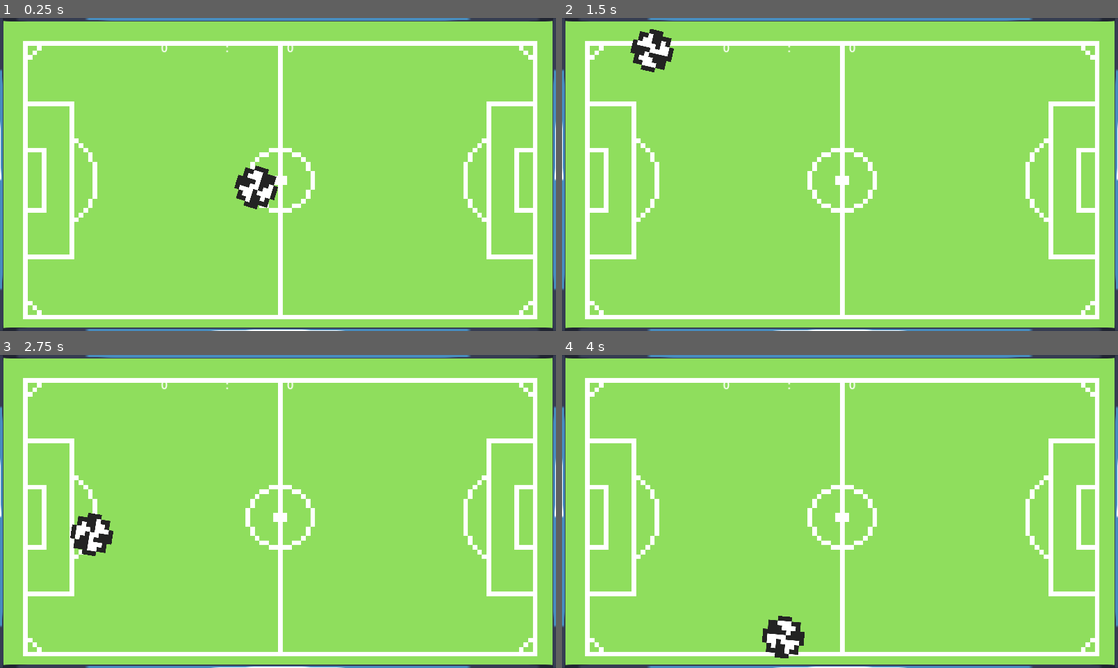
Above: before the commit, frames 1-4 (two rows, left to right).
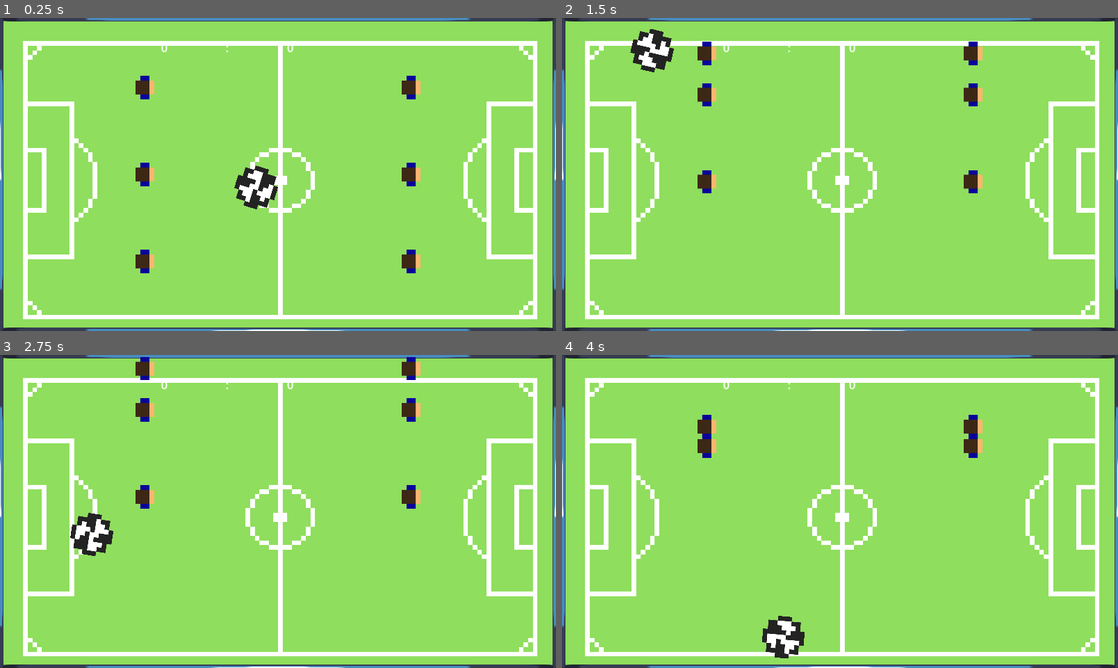
Above: after the commit, the same moments.

Repository: HephaistosForge/Boltzplatz
Game: Godot game, scene res://world.tscn
Two runs of this game, one before a commit and one after it. Both use one fixed random seed, a clock stepped at 60 frames per second and the inputs below. The engine's default icon, where the game draws it, is replaced by a stand-in: a white triangle on a blue panel in a dark square.
Inputs:
- Up to frame 1 (0.25 s): no input
- Up to frame 2 (1.5 s): hold W (up_player_one, bound only before the commit) 0.53-1.28 s; hold S (down_player_one, bound only before the commit) from 1.28 s (still down)
- Up to frame 3 (2.75 s): release S (down_player_one, bound only before the commit) at 2.03 s; hold W (up_player_one, bound only before the commit) from 2.03 s (still down)
- Up to frame 4 (4 s): release W (up_player_one, bound only before the commit) at 3.53 s; hold S (down_player_one, bound only before the commit) from 3.53 s (still down)

The runs differ from the first frame. In frame 1, 1.2% of the frame differs, in the area x 24-76%, y 18-82%; in frame 2, 1.2%, in the area x 24-76%, y 7-56%; in frame 3, 1.2%; in frame 4, 0.8%.

Commit message:
add figure sprites and refactoring

Diff:
--- a/project.godot
+++ b/project.godot
@@ -23,22 +23,22 @@
 
 [input]
 
-up_player_one={
+up_player_left={
 "deadzone": 0.5,
 "events": [Object(InputEventKey,"resource_local_to_scene":false,"resource_name":"","device":-1,"window_id":0,"alt_pressed":false,"shift_pressed":false,"ctrl_pressed":false,"meta_pressed":false,"pressed":false,"keycode":0,"physical_keycode":87,"key_label":0,"unicode":119,"echo":false,"script":null)
 ]
 }
-down_player_one={
+down_player_left={
 "deadzone": 0.5,
 "events": [Object(InputEventKey,"resource_local_to_scene":false,"resource_name":"","device":-1,"window_id":0,"alt_pressed":false,"shift_pressed":false,"ctrl_pressed":false,"meta_pressed":false,"pressed":false,"keycode":0,"physical_keycode":83,"key_label":0,"unicode":115,"echo":false,"script":null)
 ]
 }
-up_player_two={
+up_player_right={
 "deadzone": 0.5,
 "events": [Object(InputEventKey,"resource_local_to_scene":false,"resource_name":"","device":-1,"window_id":0,"alt_press …(182 unchanged characters)…
 ]
 }
-down_player_two={
+down_player_right={
 "deadzone": 0.5,
 "events": [Object(InputEventKey,"resource_local_to_scene":false,"resource_name":"","device":-1,"window_id":0,"alt_press …(182 unchanged characters)…
 ]
--- a/scenes/figure/figure.gd
+++ b/scenes/figure/figure.gd
@@ -2,30 +2,39 @@
 
 class_name Figure
 
-const UP_PLAYER_ONE: String = "up_player_one"
-const UP_PLAYER_TWO: String = "up_player_two"
-const DOWN_PLAYER_ONE: String = "down_player_one"
-const DOWN_PLAYER_TWO: String = "down_player_two"
+const UP_PLAYER_LEFT: String = "up_player_left"
+const UP_PLAYER_RIGHT: String = "up_player_right"
+const DOWN_PLAYER_LEFT: String = "down_player_left"
+const DOWN_PLAYER_RIGHT: String = "down_player_right"
 
 @export var _movement_speed = 500.0
-@export var images: Array[ImageTexture]
+@export var images: Array[CompressedTexture2D]
 
-var _player = 1 # 1 = Player One, 2 = Player Two
+var _player = PLAYER_LEFT
 var input_direction: float = 0.0
 
+enum {
+	PLAYER_LEFT,
+	PLAYER_RIGHT
+}
 
 func _ready():
-	if _player == 1:
+	if _player == PLAYER_LEFT:
 		$Sprite2D.texture = images[0]
+		$Sprite2D.rotation_degrees = 180
+	elif _player == PLAYER_RIGHT:
+		$Sprite2D.texture = images[1]
 	else:
-		$Sprite2D.texture = images[1]
+		printerr("Player type unrecognised: %s" % str(_player))
 
 
 func _physics_process(_delta):
-	if _player == 1:
-		input_direction = Input.get_axis(UP_PLAYER_ONE, DOWN_PLAYER_ONE)
+	if _player == PLAYER_LEFT:
+		input_direction = Input.get_axis(UP_PLAYER_LEFT, DOWN_PLAYER_LEFT)
+	elif _player == PLAYER_RIGHT:
+		input_direction = Input.get_axis(UP_PLAYER_RIGHT, DOWN_PLAYER_RIGHT)
 	else:
-		input_direction = Input.get_axis(UP_PLAYER_TWO, DOWN_PLAYER_TWO)
+		printerr("Player type unrecognised: %s" % str(_player))
 
 	velocity = transform.y * input_direction * _movement_speed
 
@@ -33,4 +42,7 @@
 
 
 func set_player(player: int) -> void:
-	_player = player
+	if player == PLAYER_LEFT or player == PLAYER_RIGHT:
+		_player = player
+	else:
+		printerr("Invalid player type: %s" % str(_player))
--- a/scenes/figure/figure.tscn
+++ b/scenes/figure/figure.tscn
@@ -1,14 +1,16 @@
-[gd_scene load_steps=4 format=3 uid="uid://dvp6cwqusuxk7"]
+[gd_scene load_steps=6 format=3 uid="uid://dvp6cwqusuxk7"]
 
 [ext_resource type="Script" path="res://scenes/figure/figure.gd" id="1_k8x1b"]
 [ext_resource type="Texture2D" uid="uid://04nt4qyry8qh" path="res://icon.svg" id="2_2gt8k"]
+[ext_resource type="Texture2D" uid="uid://cridjlb8i528t" path="res://assets/Spieler_blau.png" id="2_ptrhc"]
+[ext_resource type="Texture2D" uid="uid://c871pysj8ohef" path="res://assets/Spieler_rot.png" id="3_i5kit"]
 
 [sub_resource type="RectangleShape2D" id="RectangleShape2D_1vba1"]
 
 [node name="Figure" type="CharacterBody2D"]
 collision_mask = 2
 script = ExtResource("1_k8x1b")
-images = Array[ImageTexture]([null, null])
+images = Array[CompressedTexture2D]([ExtResource("2_ptrhc"), ExtResource("3_i5kit")])
 
 [node name="Sprite2D" type="Sprite2D" parent="."]
 texture = ExtResource("2_2gt8k")
Binary file added: assets/Spieler_blau.png
Binary file added: assets/Spieler_rot.png
